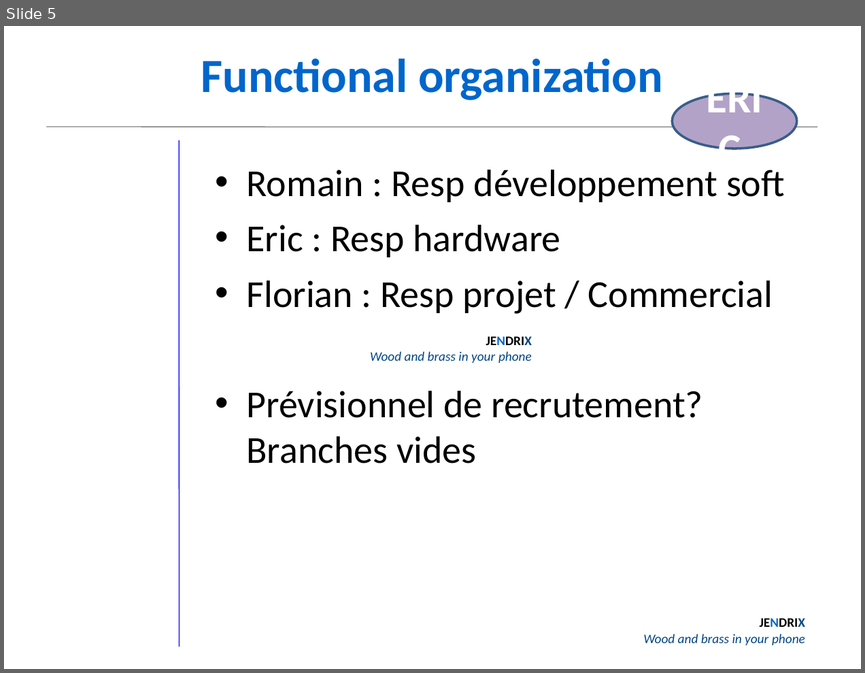
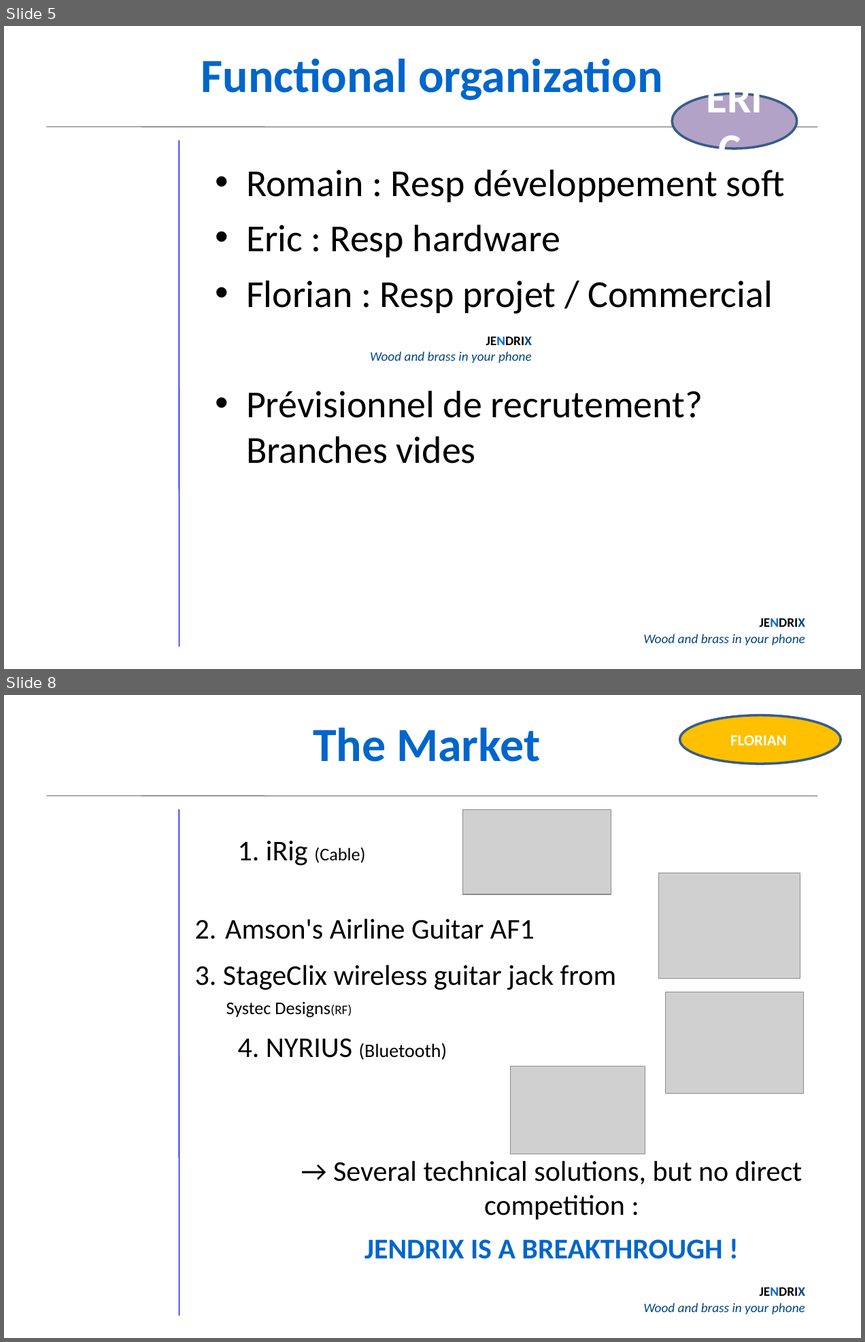
Before and after one commit to th3fr33man/jendrix, a slide deck: Rapports/JENDRIX ' presentation.ppt. Shown one above the other, each under a label of ours: slide 5 before the commit, slides 5 and 8 after it; the slides between them are not shown. The pictures are 865x673 and 865x1342 pixels, drawn with LibreOffice and Linux fonts; fonts in the diff are those of the drawing; grey boxes stand for pictures; background and template pictures are left out. Boxes give left, top, right and bottom in pixels: in the first picture for what was removed or moved away, otherwise in the second. Text is boxed around its words. In the diff, an @@ line names an element or a change of style, - is before the commit and + after.

```diff
--- a/Rapports/JENDRIX ' presentation.ppt
+++ b/Rapports/JENDRIX ' presentation.ppt
@@ slide 8 added at (4,695,861,1338), background #FFFFFF; not listed: 3 template elements that a slide beside it also shows @@
@@ text added at (313,728,540,762), 40 pt, text #0066CC, bold @@
+The Market
@@ ellipse added at (680,715,841,764), fill #FFC000, outline #385D8A 2.01 pt, 13 pt, text #FFFFFF, bold @@
+FLORIAN
@@ picture added at (462,810,611,895) @@
@@ text added at (195,841,616,1059), 24 pt, text #000000 @@
+  1. iRig (Cable)
+2. Amson's Airline Guitar AF1
+3. StageClix wireless guitar jack from Systec Designs(RF)
+  4. NYRIUS (Bluetooth)
@@ picture added at (659,873,800,979) @@
@@ picture added at (666,992,804,1093) @@
@@ picture added at (511,1066,645,1153) @@
@@ text added at (333,1160,802,1259), 24 pt, text #000000 @@
+  → Several technical solutions, but no direct competition :
+  JENDRIX IS A BREAKTHROUGH !
```
Also in this commit, not shown: 5 other slides changed, 6 other slides added, 5 slides removed, 2 other files.
